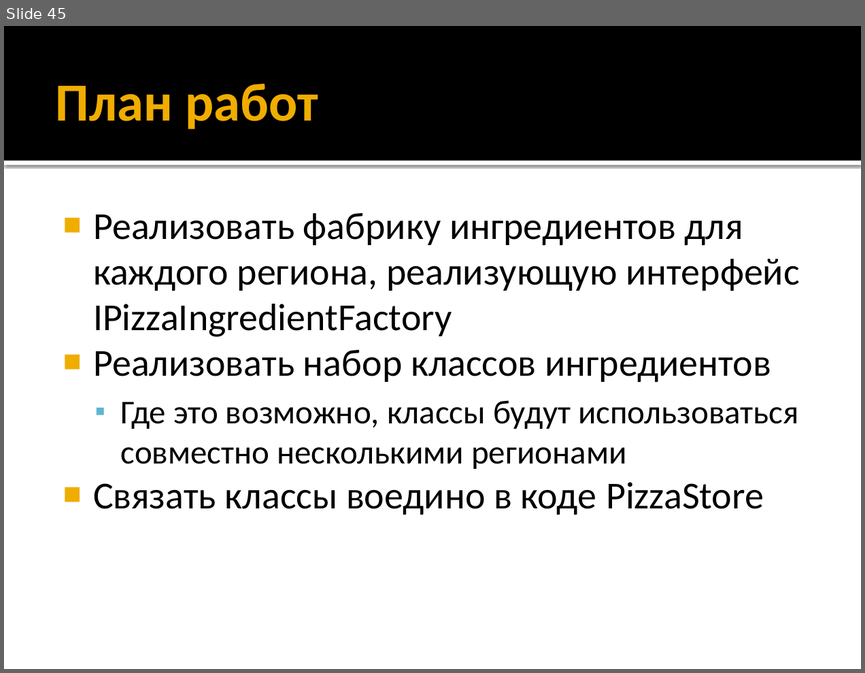
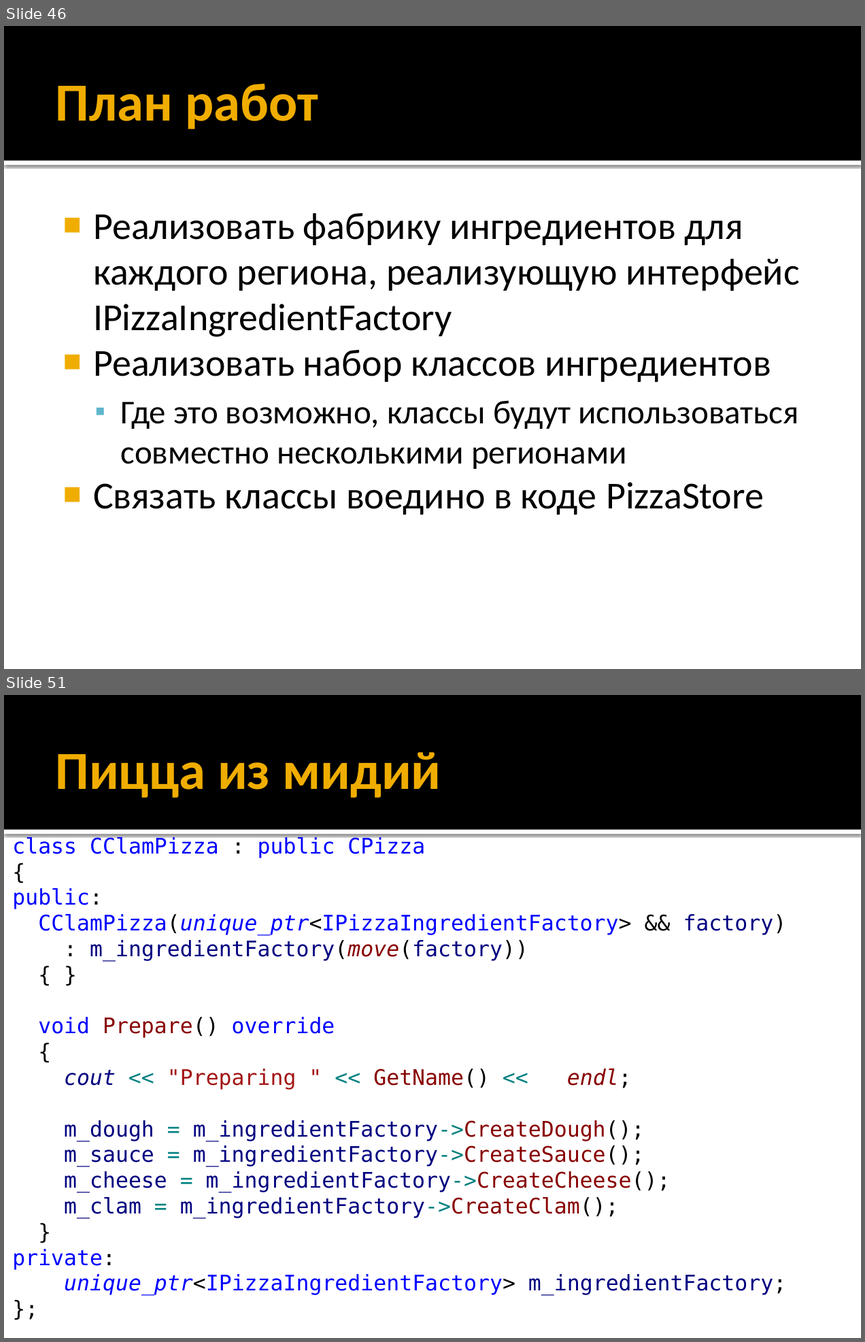
Before and after one commit to iv-sergius/ood, a slide deck: lectures/04.factory/factory.pptx. Shown one above the other, each under a label of ours: slide 45 before the commit, slides 46 and 51 after it; the slides between them are not shown. The pictures are 865x673 and 865x1342 pixels, drawn with LibreOffice and Linux fonts; fonts in the diff are those of the drawing. Boxes give left, top, right and bottom in pixels: in the first picture for what was removed or moved away, otherwise in the second. Text is boxed around its words. In the diff, an @@ line names an element or a change of style, - is before the commit and + after.

```diff
--- a/lectures/04.factory/factory.pptx
+++ b/lectures/04.factory/factory.pptx
@@ slide 51 added at (x1=4, y1=695, x2=861, y2=1338), background #FFFFFF; not listed: 2 template elements that a slide beside it also shows @@
@@ title added at (x1=56, y1=752, x2=441, y2=798), 45 pt, text #F0AD00, bold @@
+Пицца из мидий
@@ text added at (x1=12, y1=836, x2=787, y2=1295), 18 pt, text #000080 @@
+class CClamPizza : public CPizza
+{
+public:
+CClamPizza(unique_ptr<IPizzaIngredientFactory> && factory)
+: m_ingredientFactory(move(factory))
+{ }
+void Prepare() override
+{
+cout << "Preparing " << GetName() << endl;
+m_dough = m_ingredientFactory->CreateDough();
+m_sauce = m_ingredientFactory->CreateSauce();
+m_cheese = m_ingredientFactory->CreateCheese();
+m_clam = m_ingredientFactory->CreateClam();
+}
+private:
+unique_ptr<IPizzaIngredientFactory> m_ingredientFactory;
+};
@@ what was slide 45 is now slide 46 @@
```
Also in this commit, not shown: 6 slides changed, 7 other slides added, 1 slide removed.
